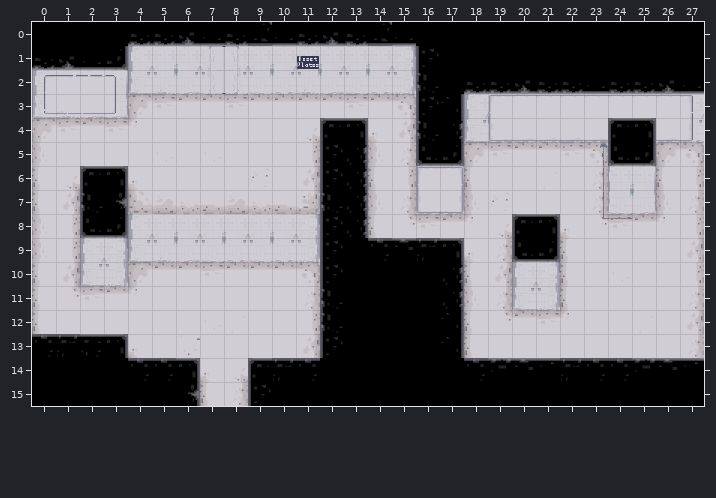
Two versions of a level (Tiled map, core/assets/level5_map.tmx). That is the earlier state.
Cells are 32x32 px. Shown: x 0..27, y 0..15.
New version:
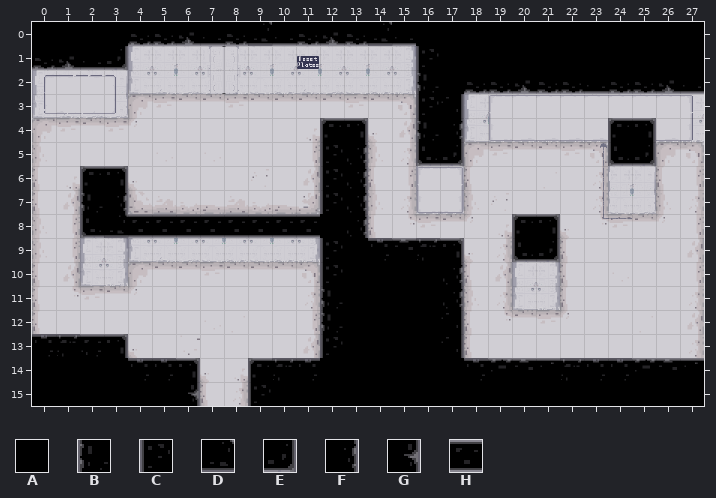
Key: from "finalTileset": A 0, B 3, C 5, D 7, E 12, F 25, G 26, H 59.
_ is an empty cell.
Tiles replaced or removed in this view: B, C, E, G.
From old to new:
Changed rows in their new state; . is an unchanged cell.
Layer "Wand":
first column x 3:
 7 F........C
 8 DHHHHHHHHA
